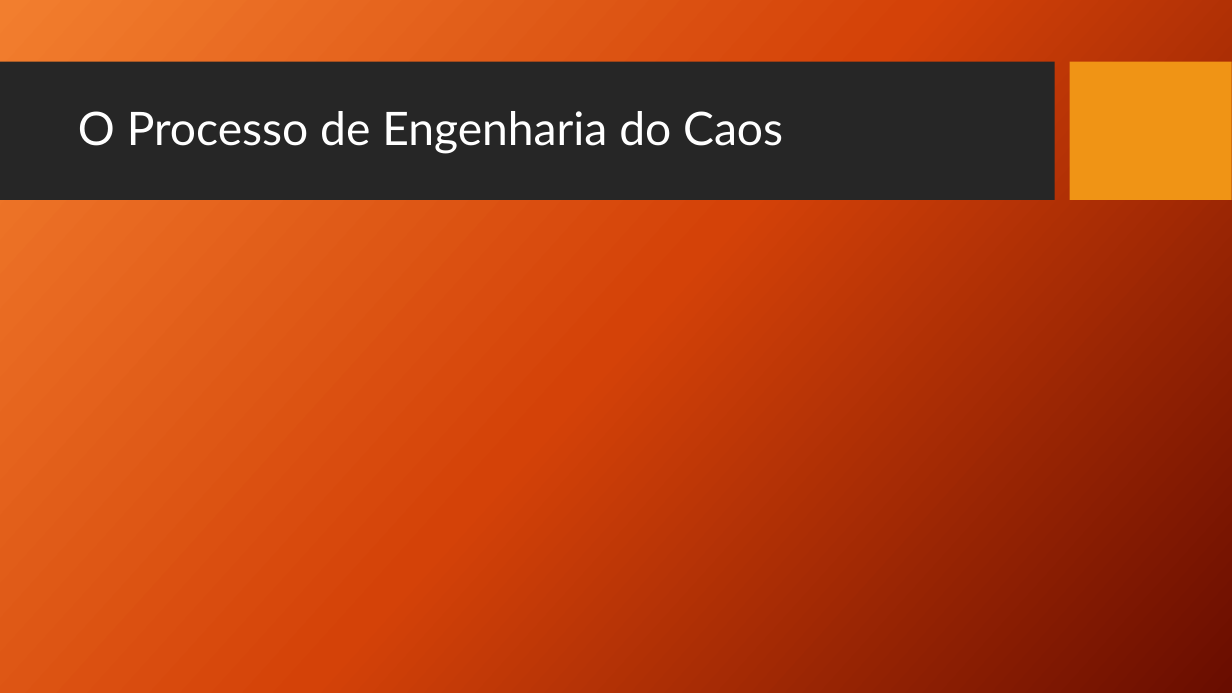
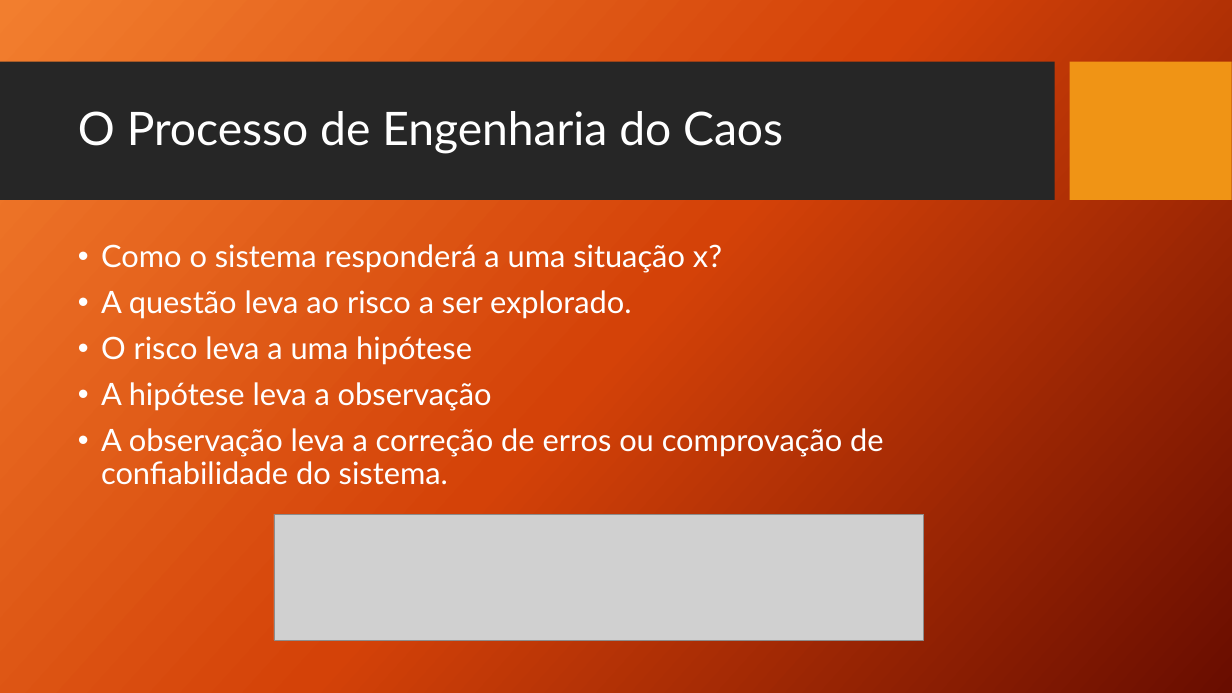
Before and after one commit to TCC-Chaos-Engineering/docs-chaos-engineering, a slide deck: slide 9 of docs/Conhecendo Chaos Engineering.pptx. Drawn at 1232x693 pixels with LibreOffice and Linux fonts; fonts in the diff are those of the drawing; grey boxes stand for pictures; background and template pictures are left out. Boxes give left, top, right and bottom in pixels: in the first picture for what was removed or moved away, otherwise in the second. Text is boxed around its words. In the diff, an @@ line names an element or a change of style, - is before the commit and + after.

Commit message:
Adicionado o Processo de Chaos Engineering

```diff
--- a/docs/Conhecendo Chaos Engineering.pptx
+++ b/docs/Conhecendo Chaos Engineering.pptx
@@ text added at bbox=[101, 244, 884, 485], 24 pt, text #FFFFFF @@
+• Como o sistema responderá a uma situação x?
+• A questão leva ao risco a ser explorado.
+• O risco leva a uma hipótese
+• A hipótese leva a observação
+• A observação leva a correção de erros ou comprovação de
+  confiabilidade do sistema.
@@ picture added at bbox=[274, 514, 924, 640] @@
```
